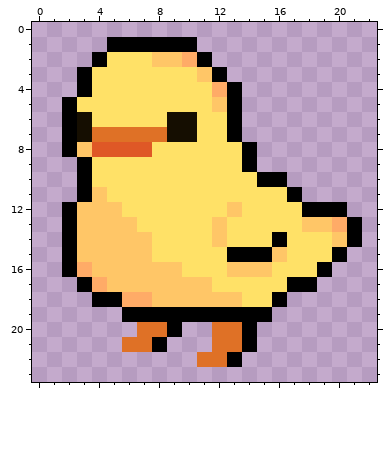
Edited in one commit: pixel-art sprite (data/gfx/waddle_left_1.png). The picture above was drawn from the file before the commit.
The file is 23x24 pixels.
The result:
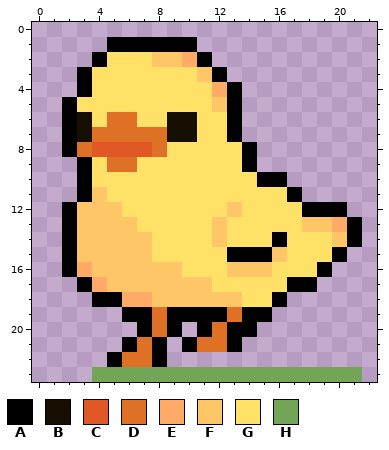
Palette (. is transparent): A #000000  B #150e01  C #df5826  D #df7126  E #ffab67  F #ffc667  G #ffe167  H #72a556
The edit:
y 6: x 5..6 GG -> DD
y 8: x 3 F -> D; x 8 G -> D
y 9: x 5..6 GG -> DD
y 19: x 8 A -> D; x 13 A -> D
y 20: x 7 D -> A; x 11 . -> A; x 13 D -> A
y 21: x 6 D -> A; x 10..11 .. -> AD; x 13..14 DA -> A.
y 22: x 5..8 .... -> ADDA; x 11..13 DDA -> ...
y 23: x 4..21 .................. -> HHHHHHHHHHHHHHHHHH
